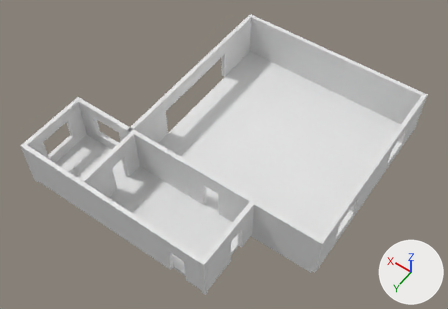
Two versions of the Blender file 07/Assets/Meshes/prototype_simple_room.blend, one commit apart.
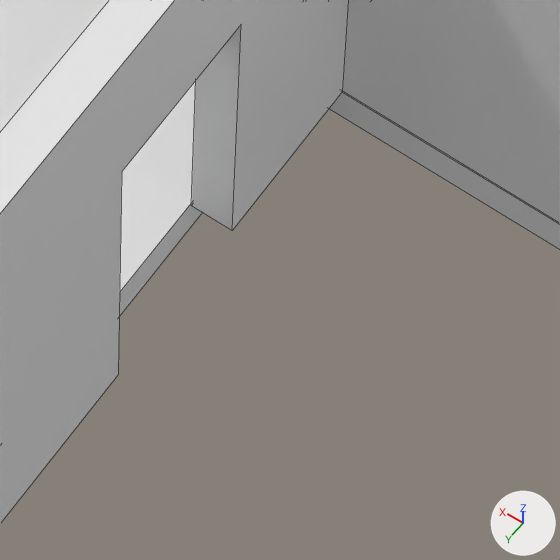
The first picture shows the older version from a camera (50 mm lens) standing at (-15.2, 15.1, 29.5) and looking at (-2.1, -3.1, 0.8). The close-ups show both versions on the part from 49% to 61% of the width and 73% to 90% of the height of that picture; other places that the commit changed are outside them. The lights are fixed; the arrows at lower right show +X, +Y and +Z. The close-ups show mesh edges as thin lines.

Before the edit, the objects in view are built like this:
```python
me_cube_011 = bpy.data.meshes.new('Cube.011')
me_cube_011.from_pydata(...)  # a box spanning x -1.0..1.0, y -1.0..1.0, z -0.25..0.0
me_cube_022 = bpy.data.meshes.new('Cube.022')
me_cube_022.from_pydata(...)  # a box spanning x -1.0..1.0, y -1.0..1.0, z -0.25..0.0
me_vert_018 = bpy.data.meshes.new('Vert.018')
me_vert_018.from_pydata(...)  # 18 vertices, 10 faces, 1 loose edge; spans x -0.26..-0.01, y 0.0..4.0, z 0.0..3.0
ob_sm_wall_door_3x4x0_003 = bpy.data.objects.new('SM_Wall_Door_3x4x0.003', me_vert_018)
ob_sm_wall_door_3x4x0_003.parent = ob_room_test
ob_sm_wall_door_3x4x0_003.matrix_parent_inverse = Matrix(((1.0, 0.0, 0.0, 5.308), (0.0, 1.0, 0.0, 7.019), (0.0, 0.0, 1.0, -4.055), (0.0, 0.0, 0.0, 1.0)))
ob_sm_wall_door_3x4x0_003.location = (-6.0, 0.0, 0.0)
ob_sm_wall_door_3x4x0_003.rotation_euler = (0.0, 0.0, 12.57)  # degrees (0, 0, 0)
ob_tile2x2x0_010 = bpy.data.objects.new('Tile2x2x0.010', me_cube_011)
ob_tile2x2x0_010.parent = ob_room_test
ob_tile2x2x0_010.matrix_parent_inverse = Matrix(((1.0, 0.0, 0.0, 5.308), (0.0, 1.0, 0.0, 7.019), (0.0, 0.0, 1.0, -4.055), (0.0, 0.0, 0.0, 1.0)))
ob_tile2x2x0_010.location = (-5.0, 1.0, 0.0)
ob_tile2x2x0_010.rotation_euler = (0.0, 0.0, -1.571)  # degrees (0, 0, -90)
ob_tile2x2x0_021 = bpy.data.objects.new('Tile2x2x0.021', me_cube_022)
ob_tile2x2x0_021.parent = ob_room_test
ob_tile2x2x0_021.matrix_parent_inverse = Matrix(((1.0, 0.0, 0.0, 5.308), (0.0, 1.0, 0.0, 7.019), (0.0, 0.0, 1.0, -4.055), (0.0, 0.0, 0.0, 1.0)))
ob_tile2x2x0_021.location = (-7.0, -1.0, 0.0)
ob_tile2x2x0_021.rotation_euler = (0.0, 0.0, -1.571)  # degrees (0, 0, -90)
# also in view: 'SM_Wall_4x3x0.003' at (-8.0, -0.1, 1.5)
```
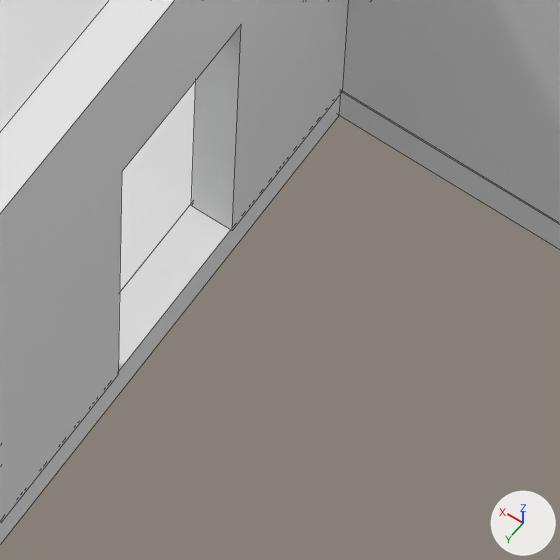
Location of each change, (x1, y1, x2, y2) in pixels of the close-ups (560 x 560 px):
'WallBase4x0.25x0.002', added: after (0, 94, 341, 544)

The change in detail:
Mesh me_cube_051 is new.
It is a box spanning x -4.0..0.0, y 0.0..0.25, z -0.25..0.0.
Object 'WallBase4x0.25x0.002' (ob_wallbase4x0_25x0_002) is new; it shows me_cube_051.
Its parent is ob_sm_wall_4x3x0_000.
Its matrix parent inverse is Matrix(((1.0, 0.0, 0.0, -6.005), (0.0, 1.0, 0.0, -0.00261), (0.0, 0.0, 1.0, 0.00664), (0.0, 0.0, 0.0, 1.0))).
Its location is (-6.0, 4.0, 0.0).
Its rotation in degrees is (0, 0, 90).
